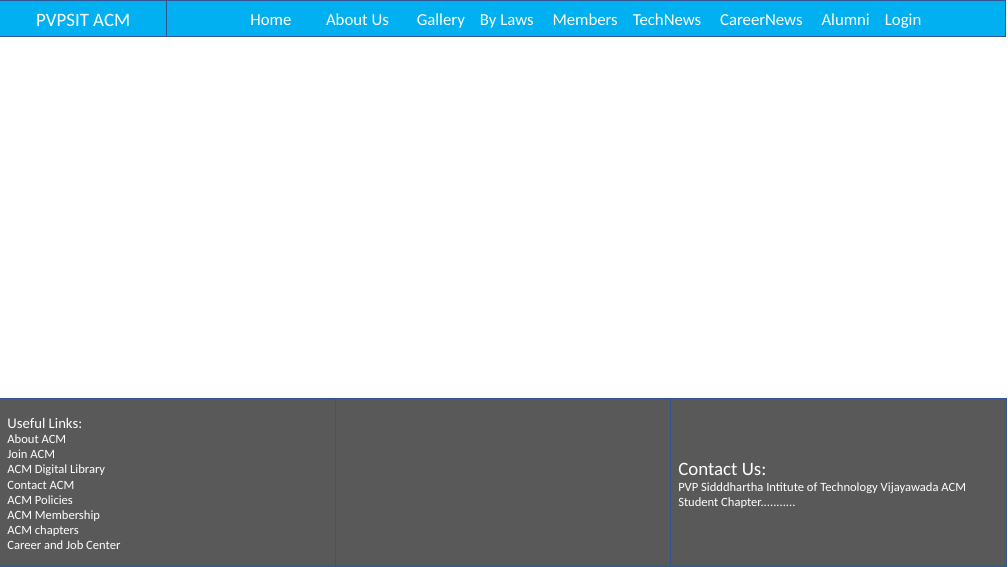
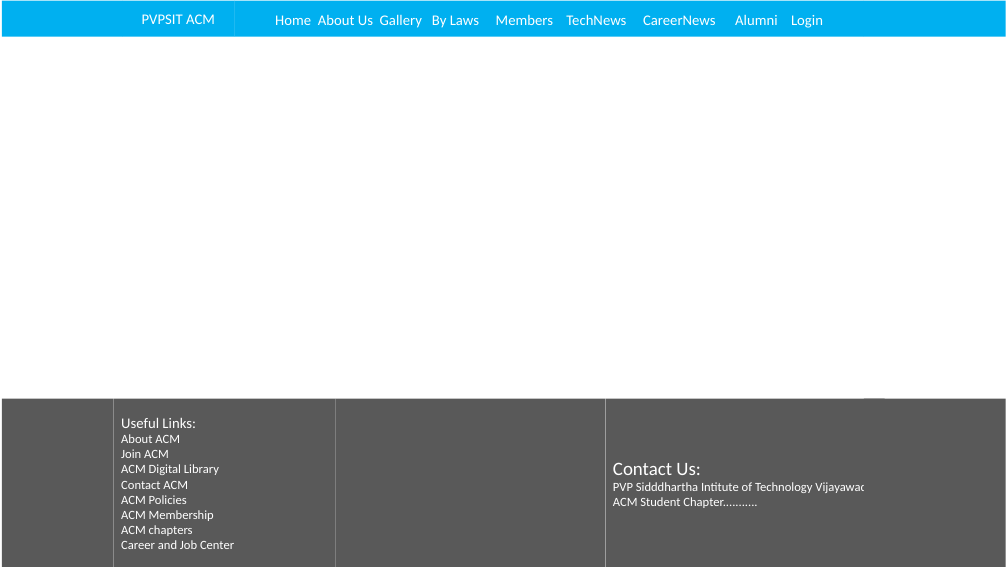
Before and after one commit to abhi4mu/ACM, a slide deck: slide 1 of ACM_layout_ppt.pptx. Drawn at 1008x567 pixels with LibreOffice and Linux fonts; fonts in the diff are those of the drawing. Boxes give left, top, right and bottom in pixels: in the first picture for what was removed or moved away, otherwise in the second. Text is boxed around its words. In the diff, an @@ line names an element or a change of style, - is before the commit and + after.

Commit message:
update

```diff
--- a/ACM_layout_ppt.pptx
+++ b/ACM_layout_ppt.pptx
@@ rectangle added at bbox=[2, 1, 122, 36], fill #00B0F0 @@
@@ rectangle "PVPSIT ACM": place and size @@
-rectangle "PVPSIT ACM" at bbox=[0, 1, 166, 37]
+rectangle "PVPSIT ACM" at bbox=[123, 1, 235, 37]
@@ rectangle "PVPSIT ACM" at bbox=[123, 1, 235, 37]: size 18 to 14 pt; outline #325491 1 pt to none @@
@@ rectangle "Home About Us Gallery By ...": place and size @@
-rectangle "Home About Us Gallery By ..." at bbox=[166, 1, 1006, 37]
+rectangle "Home About Us Gallery By ..." at bbox=[234, 1, 864, 37]
@@ rectangle "Home About Us Gallery By ..." at bbox=[234, 1, 864, 37]: size 16 to 14 pt; outline #325491 1 pt to none @@
@@ rectangle added at bbox=[864, 1, 1006, 36], fill #00B0F0 @@
@@ rectangle added at bbox=[2, 399, 113, 567], fill #595959 @@
@@ rectangle "Useful Links:": place and size @@
-rectangle "Useful Links:" at bbox=[0, 399, 336, 567]
+rectangle "Useful Links:" at bbox=[113, 399, 335, 567]
@@ outline #325491 1 pt to none in 3 elements at bbox=[113, 399, 335, 567], bbox=[606, 399, 885, 567], bbox=[336, 399, 606, 567] @@
@@ rectangle: place and size @@
-rectangle at bbox=[336, 399, 671, 567]
+rectangle at bbox=[336, 399, 606, 567]
@@ rectangle "Contact Us:": place and size @@
-rectangle "Contact Us:" at bbox=[671, 399, 1006, 567]
+rectangle "Contact Us:" at bbox=[606, 399, 885, 567]
@@ rectangle added at bbox=[864, 399, 1006, 567], fill #595959 @@
```
Also in this commit, not shown: 1 other slide changed.
